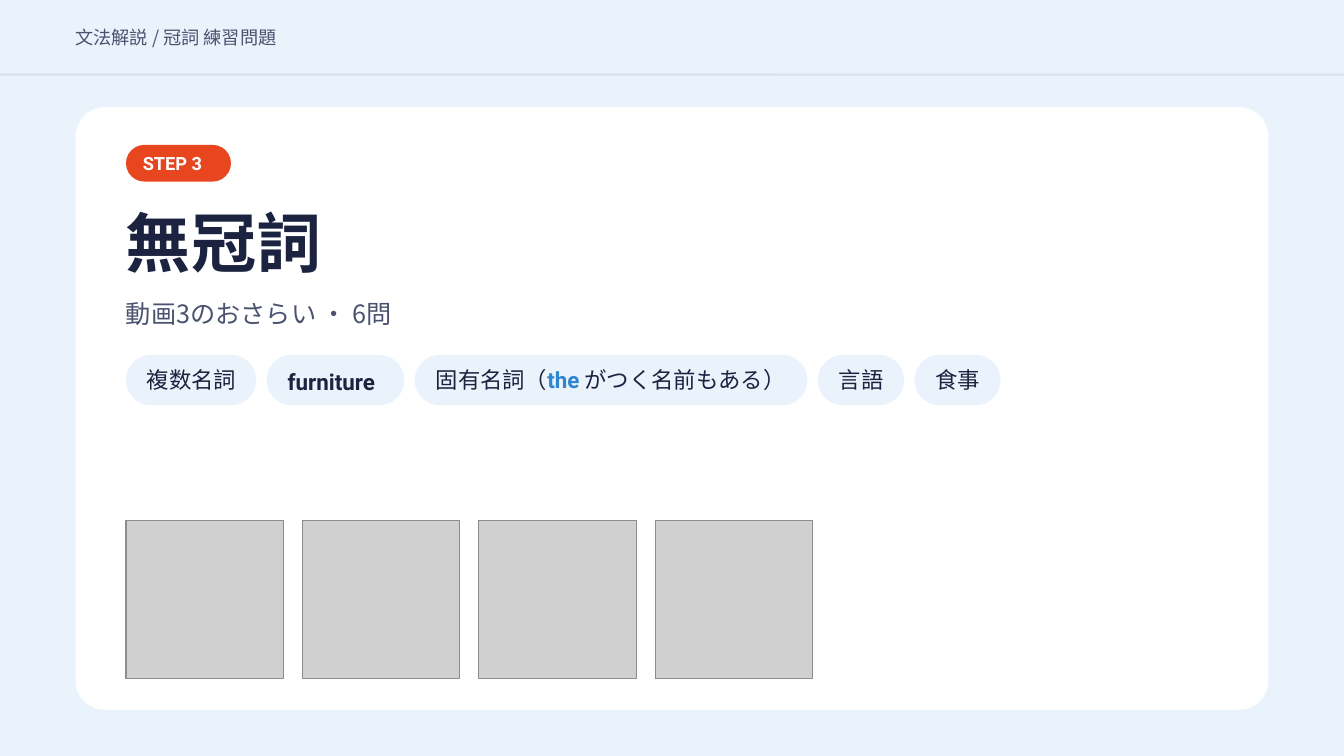
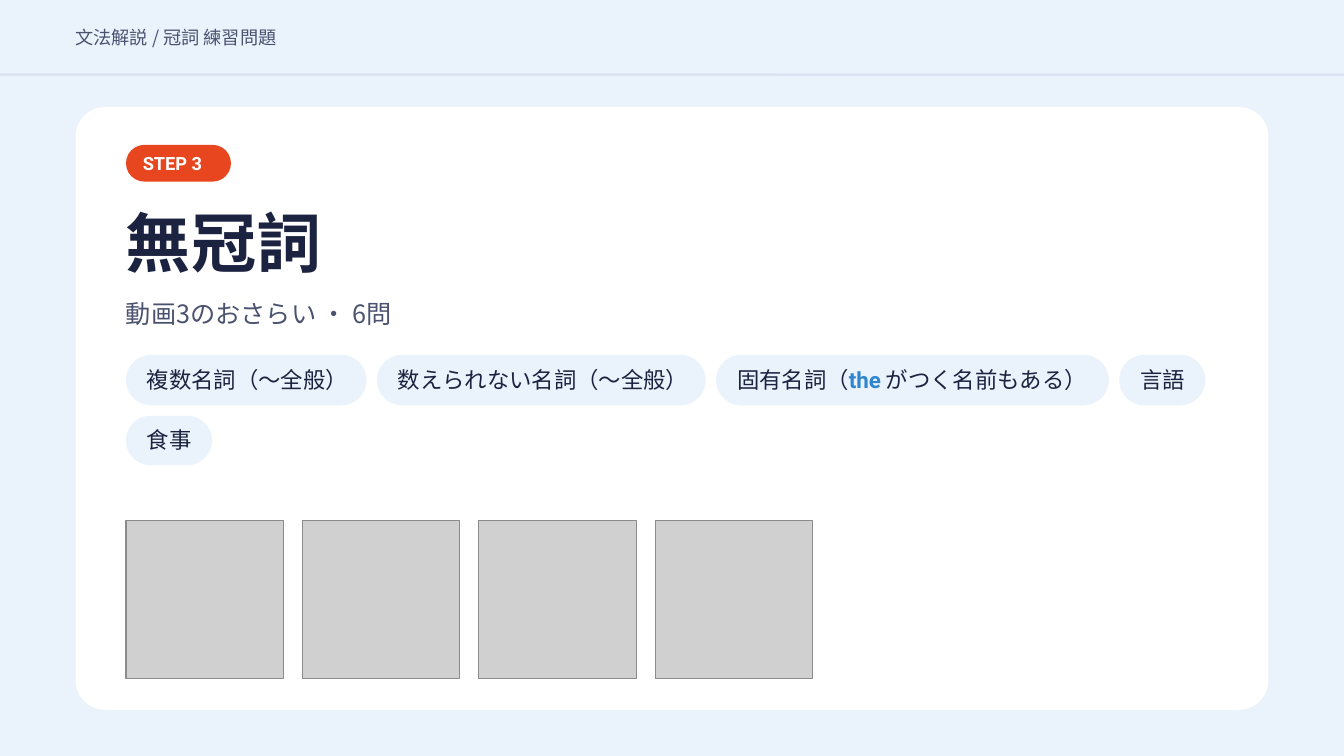
Before and after one commit to hinakajisaki-dev/hina-english, a slide deck: slide 28 of matome/articles-4/articles-4-slides.pptx. Drawn at 1344x756 pixels with LibreOffice and Linux fonts; fonts in the diff are those of the drawing; grey boxes stand for pictures. Boxes give left, top, right and bottom in pixels: in the first picture for what was removed or moved away, otherwise in the second. Text is boxed around its words. In the diff, an @@ line names an element or a change of style, - is before the commit and + after.

```diff
--- a/matome/articles-4/articles-4-slides.pptx
+++ b/matome/articles-4/articles-4-slides.pptx
@@ rounded rectangle: place and size @@
-rounded rectangle at box(126, 355, 256, 405)
+rounded rectangle at box(126, 355, 367, 405)
@@ rounded rectangle: place and size @@
-rounded rectangle at box(267, 355, 404, 405)
+rounded rectangle at box(377, 355, 706, 405)
@@ 2 texts, 2 rounded rectangles: place and size @@
-2 texts, 2 rounded rectangles at box(414, 355, 903, 405)
+2 texts, 2 rounded rectangles at box(716, 355, 1205, 405)
@@ text at box(147, 369, 348, 390): text changed @@
-複数名詞
+複数名詞（〜全般）
@@ text removed at box(288, 373, 375, 391) @@
-furniture
@@ text added at box(398, 369, 688, 390), 16 pt, text #1C2340 @@
+数えられない名詞（〜全般）
@@ rounded rectangle: place and size @@
-rounded rectangle at box(914, 355, 1000, 405)
+rounded rectangle at box(126, 415, 212, 465)
@@ text "食事": place and size @@
-text "食事" at box(936, 369, 981, 390)
+text "食事" at box(147, 429, 192, 450)
```
Also in this commit, not shown: 2 other slides changed, 24 other files.
